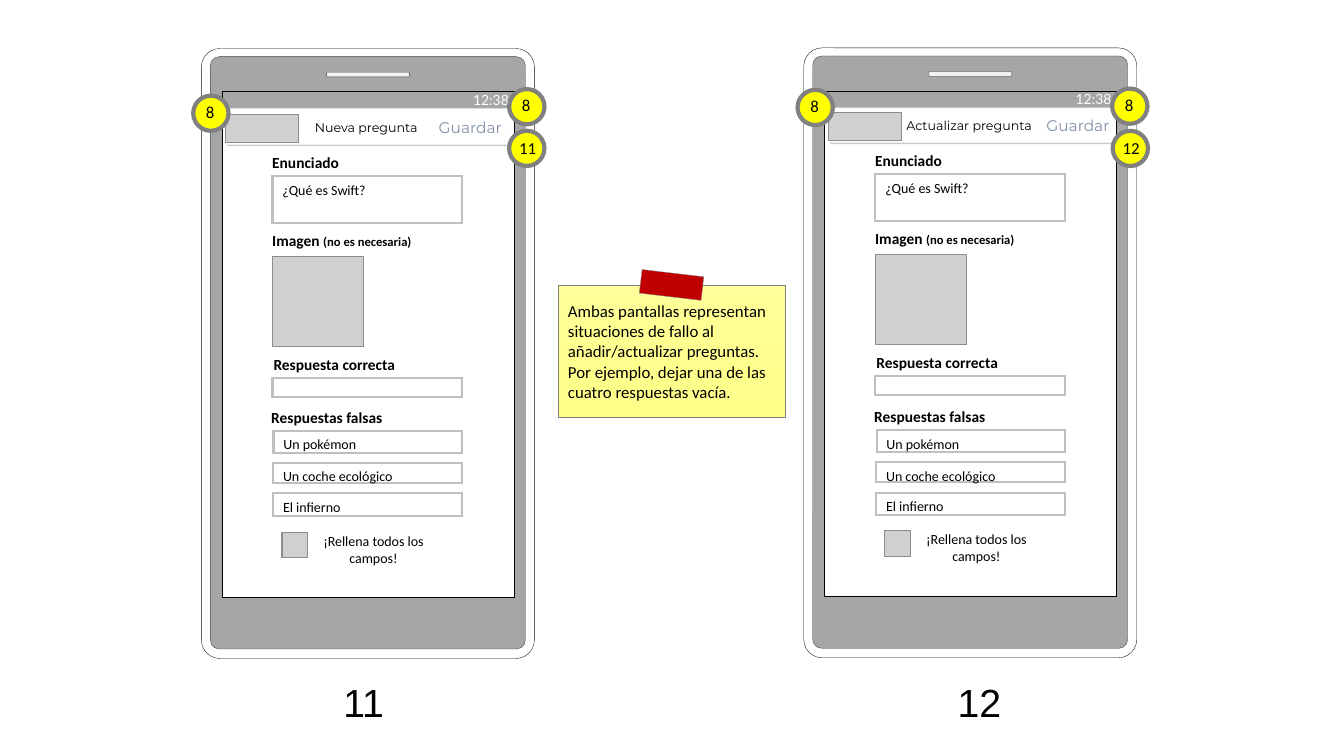
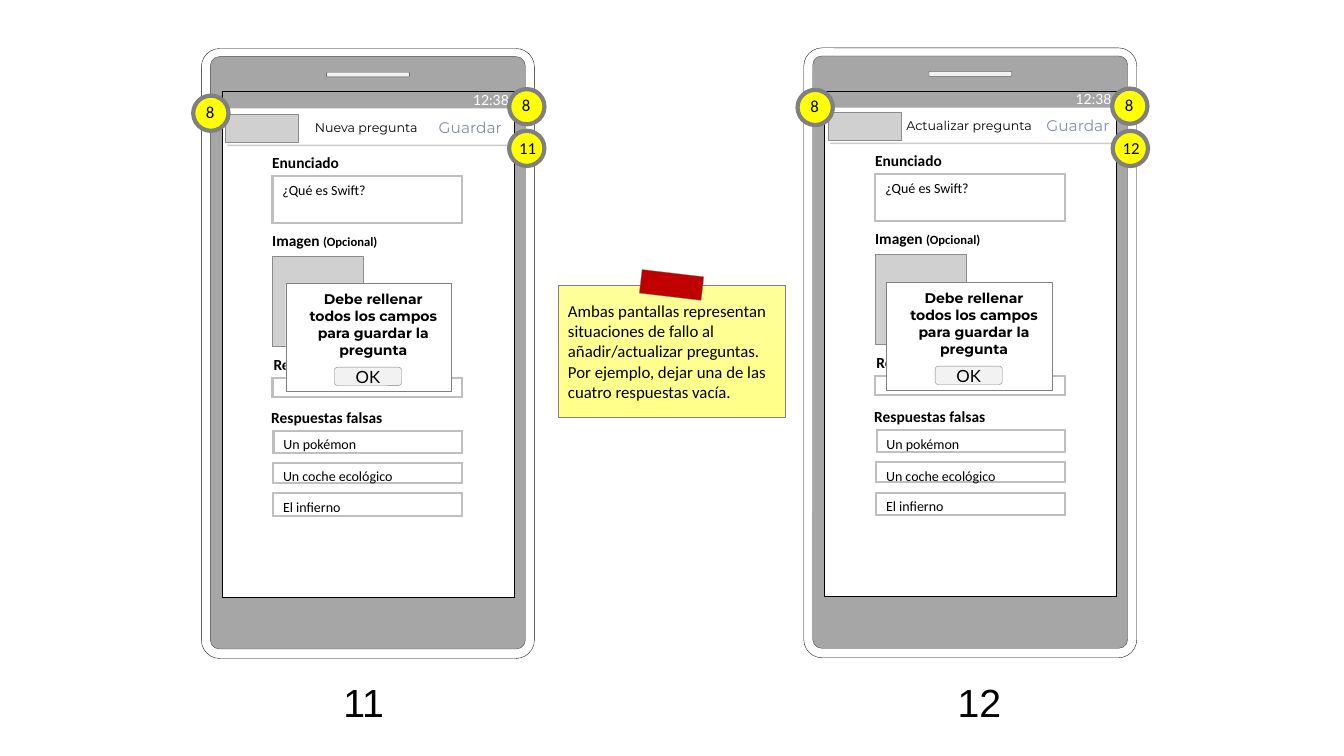
Before and after one commit to AlfonsoLRz/Quiz, a slide deck: slide 7 of doc/Storyboard.pptx. Drawn at 1344x756 pixels with LibreOffice and Linux fonts; fonts in the diff are those of the drawing; grey boxes stand for pictures. Boxes give left, top, right and bottom in pixels: in the first picture for what was removed or moved away, otherwise in the second. Text is boxed around its words. In the diff, an @@ line names an element or a change of style, - is before the commit and + after.

Commit message:
Cambiar forma de presentar el fallo al añadir pregunta

```diff
--- a/doc/Storyboard.pptx
+++ b/doc/Storyboard.pptx
@@ text at (272,236,377,249): text changed @@
-Imagen (no es necesaria)
+Imagen (Opcional)
@@ text at (875,234,980,247): text changed @@
-Imagen (no es necesaria)
+Imagen (Opcional)
@@ rectangle added at (285,283,451,391), fill #FFFFFF, outline #808080 0.25 pt @@
@@ text added at (310,293,437,358), 10 pt, text #000000, bold @@
+Debe rellenar todos los campos para guardar la pregunta
@@ rectangle added at (886,282,1052,390), fill #FFFFFF, outline #808080 0.25 pt @@
@@ text added at (910,292,1038,357), 10 pt, text #000000, bold @@
+Debe rellenar todos los campos para guardar la pregunta
@@ rounded rectangle added at (335,367,402,385), fill #F2F2F2, outline #808080 0.25 pt, 12 pt, text #000000 @@
+OK
@@ rounded rectangle added at (936,366,1003,384), fill #F2F2F2, outline #808080 0.25 pt, 12 pt, text #000000 @@
+OK
@@ picture removed at (282,533,308,559) @@
@@ text removed at (323,536,424,566) @@
-¡Rellena todos los campos!
@@ picture removed at (885,531,910,557) @@
@@ text removed at (926,534,1027,564) @@
-¡Rellena todos los campos!
```
Also in this commit, not shown: 1 other file.
